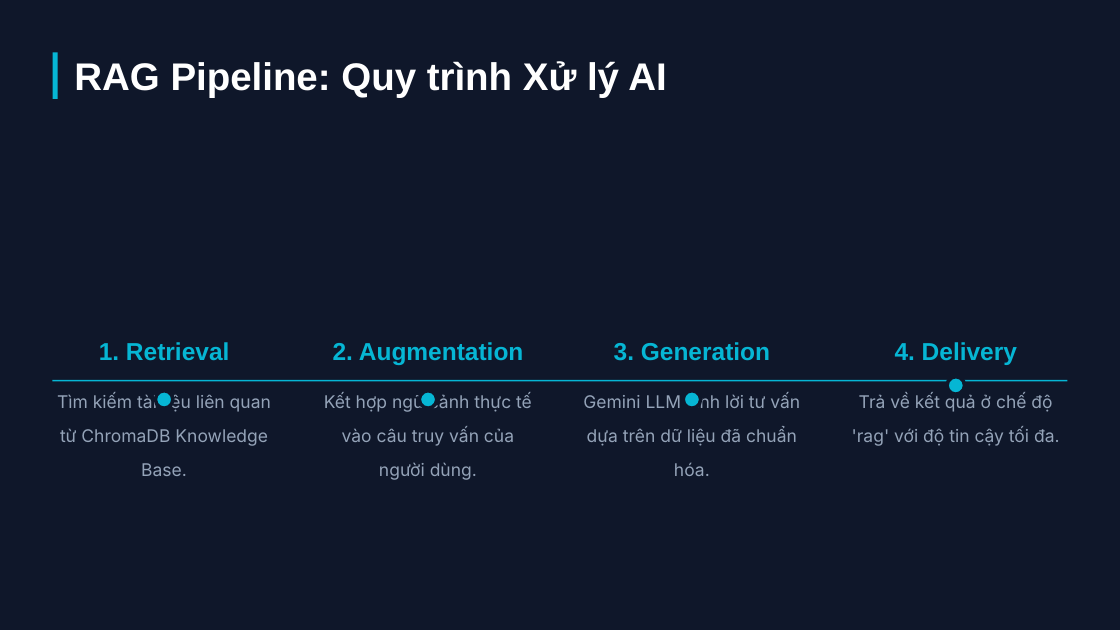
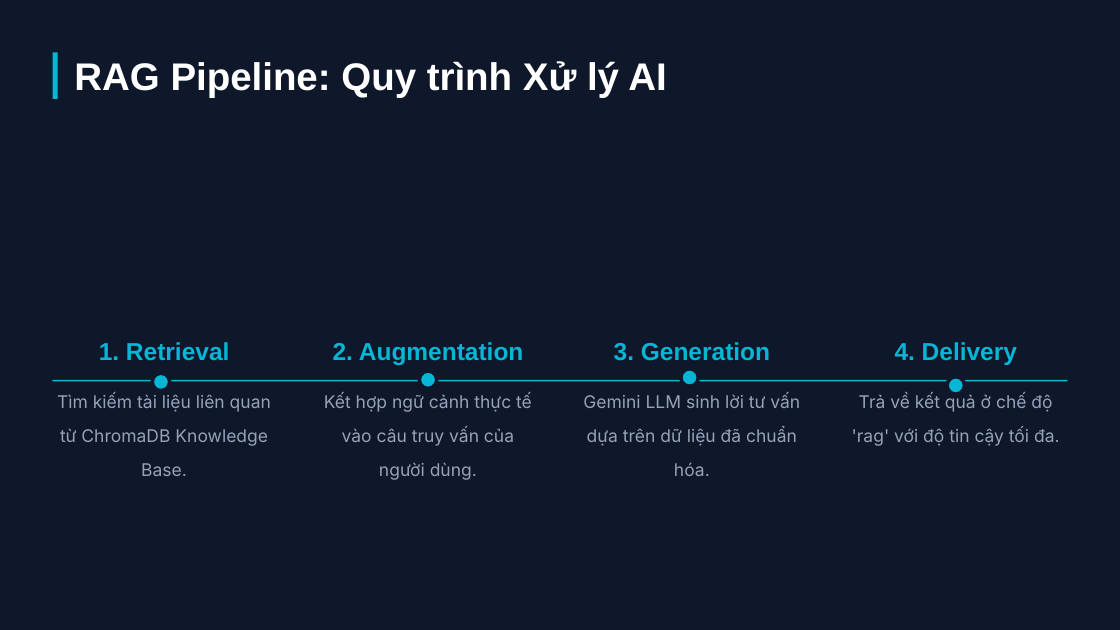
Before and after one commit to dinhsst/ai-powered-career-guidance-system, a slide deck: slide 8 of Hệ thống Tư vấn Hướng nghiệp AI.pptx. Drawn at 1120x630 pixels with LibreOffice and Linux fonts; fonts in the diff are those of the drawing; background and template pictures are left out. Boxes give left, top, right and bottom in pixels: in the first picture for what was removed or moved away, otherwise in the second. Text is boxed around its words. In the diff, an @@ line names an element or a change of style, - is before the commit and + after.

```diff
--- a/Hệ thống Tư vấn Hướng nghiệp AI.pptx
+++ b/Hệ thống Tư vấn Hướng nghiệp AI.pptx
@@ rounded rectangle: place and size @@
-rounded rectangle at <box>155,391,173,408</box>
+rounded rectangle at <box>152,373,170,391</box>
@@ rounded rectangle: place and size @@
-rounded rectangle at <box>419,391,437,408</box>
+rounded rectangle at <box>419,371,437,389</box>
@@ rounded rectangle: place and size @@
-rounded rectangle at <box>683,391,701,408</box>
+rounded rectangle at <box>681,369,699,386</box>
```
Also in this commit, not shown: 3 other slides changed, 5 slides added, 1 slide removed, 1 other file.
